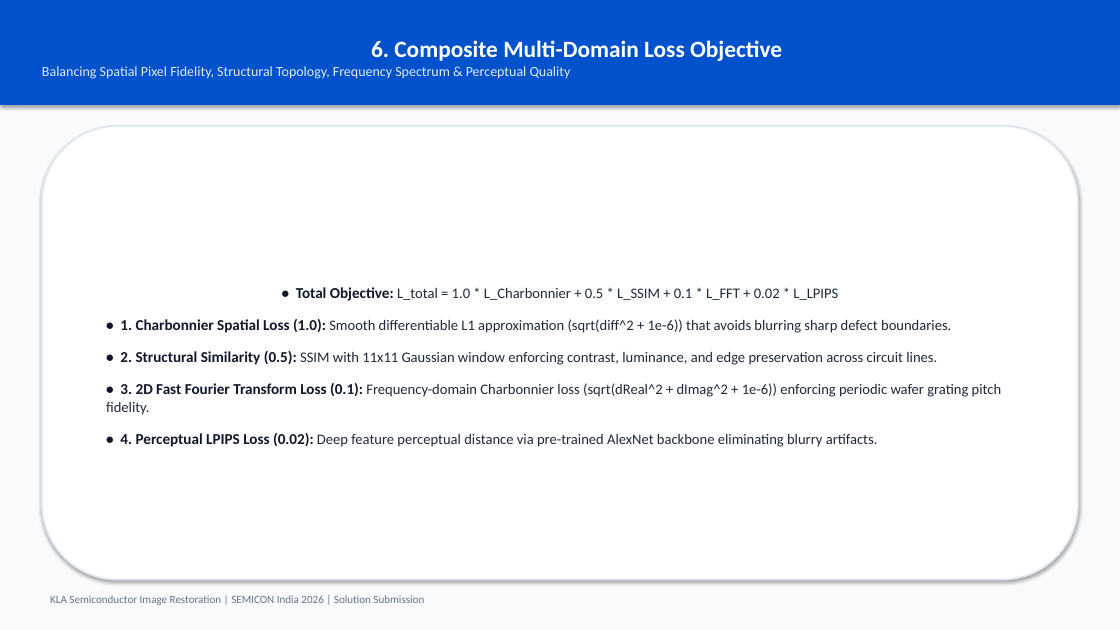
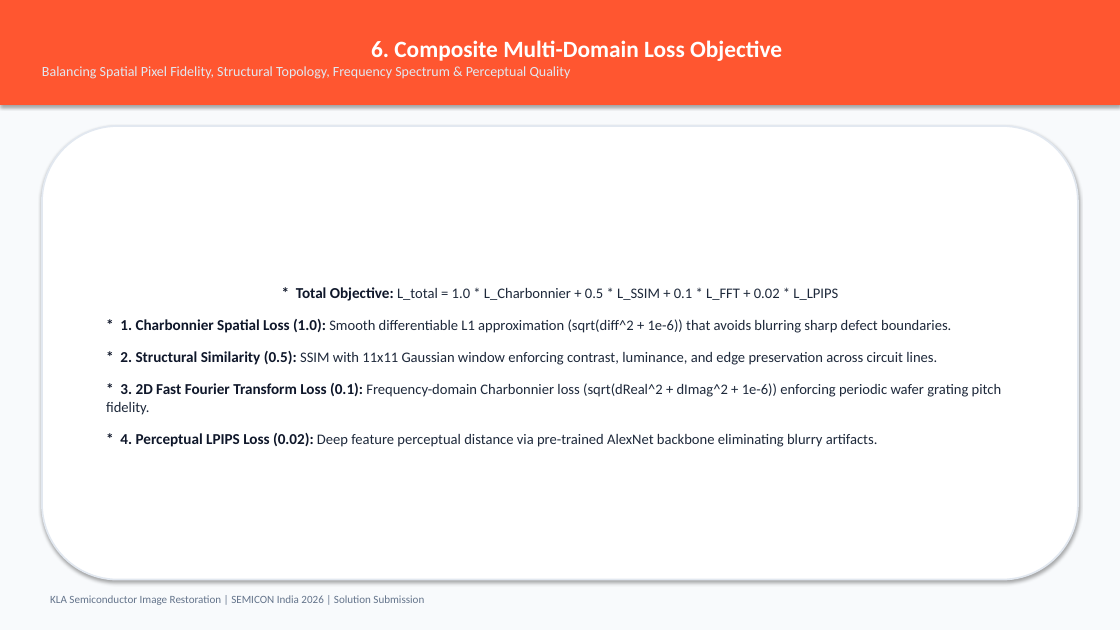
Before and after one commit to Ad1thh/KLA-Semicon-AI-Restoration, a slide deck: slide 7 of solution_presentation.pptx. Drawn at 1120x630 pixels with LibreOffice and Linux fonts; fonts in the diff are those of the drawing. Boxes give left, top, right and bottom in pixels: in the first picture for what was removed or moved away, otherwise in the second. Text is boxed around its words. In the diff, an @@ line names an element or a change of style, - is before the commit and + after.

```diff
--- a/solution_presentation.pptx
+++ b/solution_presentation.pptx
@@ rectangle "6. Composite Multi-Domain Loss Objective" at [0,0,1120,105]: fill #0052CC to #FF5630 @@
@@ text in rounded rectangle at [106,287,1002,447]: text changed @@
-• Total Objective: L_total = 1.0 * L_Charbonnier + 0.5 * L_SSIM + 0.1 * L_FFT + 0.02 * L_LPIPS
-• 1. Charbonnier Spatial Loss (1.0): Smooth differentiable L1 approximation (sqrt(diff^2 + 1e-6)) that avoids blurring sharp defect boundaries.
-• 2. Structural Similarity (0.5): SSIM with 11x11 Gaussian window enforcing contrast, luminance, and edge preservation across circuit lines.
-• 3. 2D Fast Fourier Transform Loss (0.1): Frequency-domain Charbonnier loss (sqrt(dReal^2 + dImag^2 + 1e-6)) enforcing periodic wafer grating pitch fidelity.
-• 4. Perceptual LPIPS Loss (0.02): Deep feature perceptual distance via pre-trained AlexNet backbone eliminating blurry artifacts.
+* Total Objective: L_total = 1.0 * L_Charbonnier + 0.5 * L_SSIM + 0.1 * L_FFT + 0.02 * L_LPIPS
+* 1. Charbonnier Spatial Loss (1.0): Smooth differentiable L1 approximation (sqrt(diff^2 + 1e-6)) that avoids blurring sharp defect boundaries.
+* 2. Structural Similarity (0.5): SSIM with 11x11 Gaussian window enforcing contrast, luminance, and edge preservation across circuit lines.
+* 3. 2D Fast Fourier Transform Loss (0.1): Frequency-domain Charbonnier loss (sqrt(dReal^2 + dImag^2 + 1e-6)) enforcing periodic wafer grating pitch fidelity.
+* 4. Perceptual LPIPS Loss (0.02): Deep feature perceptual distance via pre-trained AlexNet backbone eliminating blurry artifacts.
```
Also in this commit, not shown: 11 other slides changed, 10 other files.
